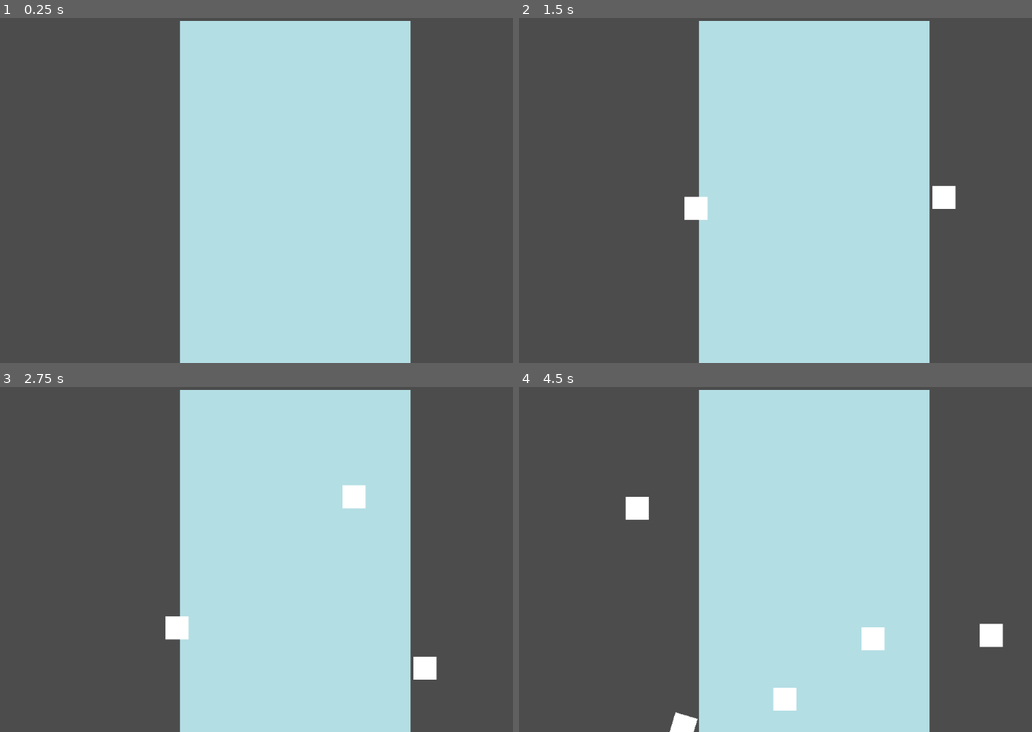
Above: before the commit, frames 1-4 (two rows, left to right).
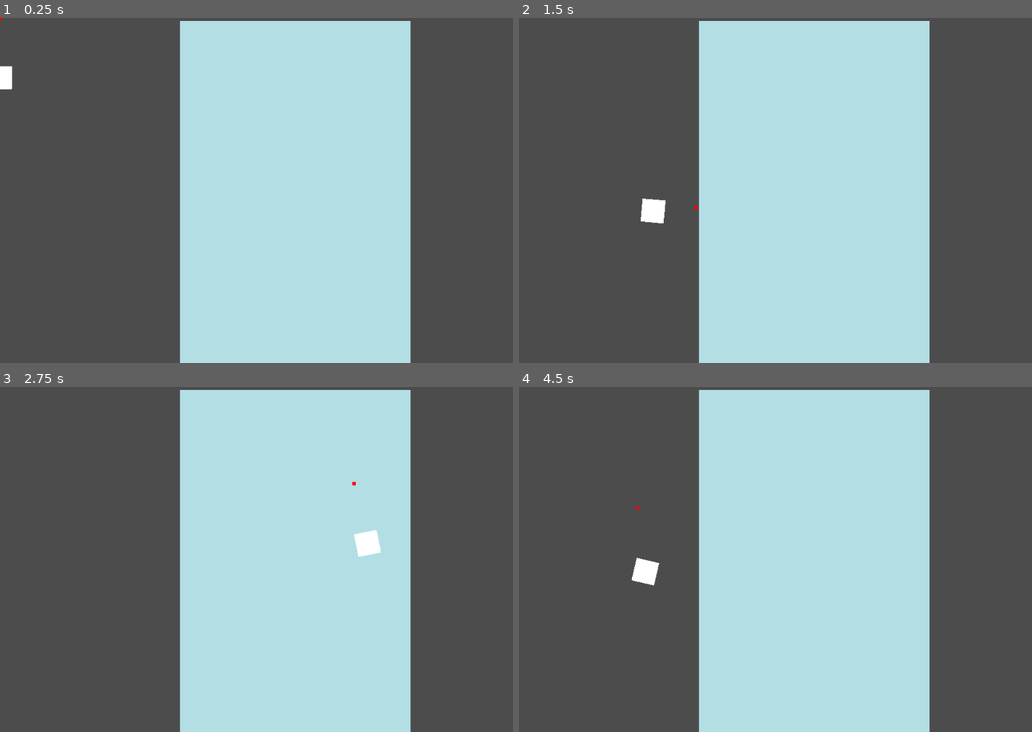
Above: after the commit, the same moments.

Repository: Nowan/DroneConstructor
Game: Godot game, scene res://TowerSnapping/TowerSnapping.tscn
The game is run twice, just before and just after one commit, with the same random seed, the same clock (stepped at 60 frames per second) and the same inputs. This scene is started directly instead of the project's main scene.
Inputs (mouse positions are in pixels of both pictures, inside the frame that each line leads up to):
- Up to frame 1 (0.25 s): no input
- Up to frame 2 (1.5 s): tap Enter at 0.5 s; move the mouse to (944, 173) at 0.52 s; press the mouse at (944, 173) at 0.53 s; move the mouse to (698, 207) at 1.27 s; release the mouse at (698, 207) at 1.28 s; click (698, 207) at 1.35 s
- Up to frame 3 (2.75 s): move the mouse to (353, 483) at 2.02 s; press the mouse at (353, 483) at 2.03 s
- Up to frame 4 (4.5 s): move the mouse to (785, 628) at 2.77 s; release the mouse at (785, 628) at 2.78 s; click (785, 628) at 2.85 s; move the mouse to (990, 611) at 3.52 s; press the mouse at (990, 611) at 3.53 s; move the mouse to (636, 507) at 4.27 s; release the mouse at (636, 507) at 4.28 s; click (636, 507) at 4.35 s

The runs differ from the first frame. In frame 1, 0.2% of the frame differs, in the area x 0-3%, y 0-21%; in frame 2, 0.9%; in frame 3, 1.2%; in frame 4, 1.8%, in the area x 20-95%, y 31-100%.

Commit message:
implemented object grappling

Diff:
--- /dev/null
+++ b/TowerSnapping/GrappleMover.gd
@@ -0,0 +1,6 @@
+extends Node
+
+func _process(dt):
+	var mouse_position = get_viewport().get_mouse_position();
+	self.position.x = mouse_position.x;
+	self.position.y = mouse_position.y;
--- a/TowerSnapping/TowerBlock.tscn
+++ b/TowerSnapping/TowerBlock.tscn
@@ -3,15 +3,13 @@
 [sub_resource type="RectangleShape2D" id=1]
 extents = Vector2( 20, 20 )
 
-[node name="Node2D" type="Node2D"]
+[node name="RigitBody2D" type="RigidBody2D"]
 
-[node name="RigidBody2D" type="RigidBody2D" parent="."]
-
-[node name="ColorRect" type="ColorRect" parent="RigidBody2D"]
+[node name="ColorRect" type="ColorRect" parent="."]
 margin_left = -20.0
 margin_top = -20.0
 margin_right = 20.0
 margin_bottom = 20.0
 
-[node name="CollisionShape2D" type="CollisionShape2D" parent="RigidBody2D"]
+[node name="CollisionShape2D" type="CollisionShape2D" parent="."]
 shape = SubResource( 1 )
--- a/TowerSnapping/TowerSnapping.tscn
+++ b/TowerSnapping/TowerSnapping.tscn
@@ -1,14 +1,12 @@
 [gd_scene load_steps=4 format=2]
 
-[ext_resource path="res://TowerSnapping/Spawner.gd" type="Script" id=1]
+[ext_resource path="res://TowerSnapping/GrappleMover.gd" type="Script" id=1]
 [ext_resource path="res://TowerSnapping/TowerBlock.tscn" type="PackedScene" id=2]
 
 [sub_resource type="RectangleShape2D" id=1]
 extents = Vector2( 200, 10 )
 
 [node name="Node2D" type="Node2D"]
-script = ExtResource( 1 )
-TowerBlock = ExtResource( 2 )
 
 [node name="ColorRect" type="ColorRect" parent="."]
 margin_left = 312.3
@@ -22,3 +20,22 @@
 [node name="CollisionShape2D" type="CollisionShape2D" parent="StaticBody2D"]
 position = Vector2( 512.023, 590.283 )
 shape = SubResource( 1 )
+
+[node name="Grapple" type="Node2D" parent="."]
+script = ExtResource( 1 )
+
+[node name="ColorRect" type="ColorRect" parent="Grapple"]
+margin_left = -3.0
+margin_top = -3.0
+margin_right = 3.0
+margin_bottom = 3.0
+color = Color( 1, 0, 0, 1 )
+
+[node name="StaticBody2D" type="StaticBody2D" parent="Grapple"]
+
+[node name="PinJoint2D" type="PinJoint2D" parent="."]
+node_a = NodePath("../Grapple/StaticBody2D")
+node_b = NodePath("../Node2D")
+
+[node name="Node2D" parent="." instance=ExtResource( 2 )]
+position = Vector2( 0.630249, 103.361 )
